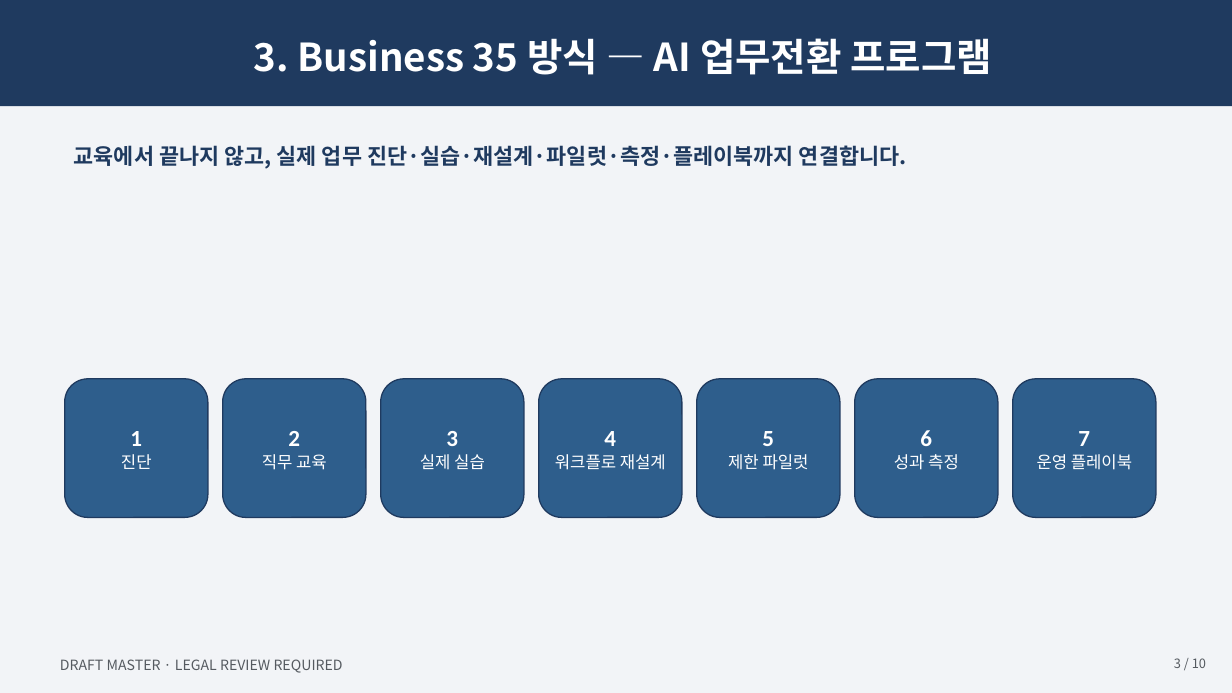
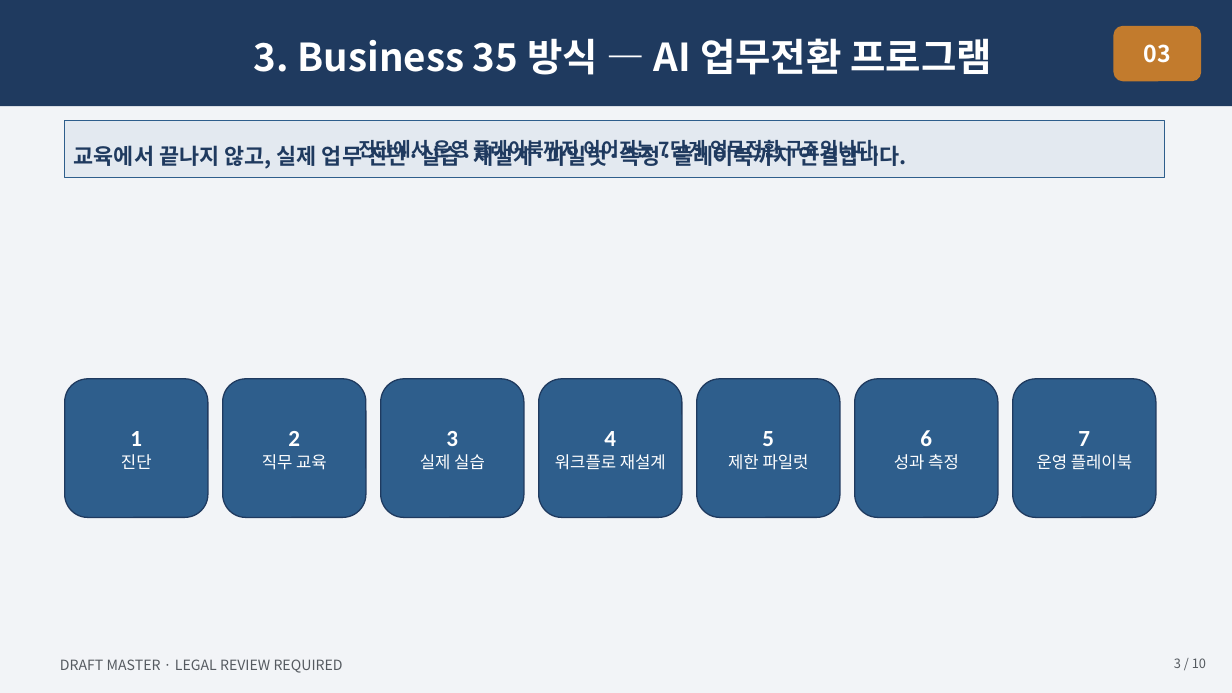
Before and after one commit to skerishKang/ai-revenue-lab, a slide deck: slide 3 of docs/commercial/business-35-ai-media-education-dx/customer-package/Business35_Master_Proposal_10p.pptx. Drawn at 1232x693 pixels with LibreOffice and Linux fonts; fonts in the diff are those of the drawing. Boxes give left, top, right and bottom in pixels: in the first picture for what was removed or moved away, otherwise in the second. Text is boxed around its words. In the diff, an @@ line names an element or a change of style, - is before the commit and + after.

```diff
--- a/docs/commercial/business-35-ai-media-education-dx/customer-package/Business35_Master_Proposal_10p.pptx
+++ b/docs/commercial/business-35-ai-media-education-dx/customer-package/Business35_Master_Proposal_10p.pptx
@@ rounded rectangle added at (1114,26,1202,81), fill #C27B2D, 18 pt, text #FFFFFF, bold @@
+03
@@ rectangle added at (65,120,1165,177), fill #E3E9F0, outline #2E5E8C 0.75 pt, 15 pt, text #1F3A5F, bold @@
+진단에서 운영 플레이북까지 이어지는 7단계 업무전환 구조입니다.
```
Also in this commit, not shown: 9 other slides changed, 19 other files.
